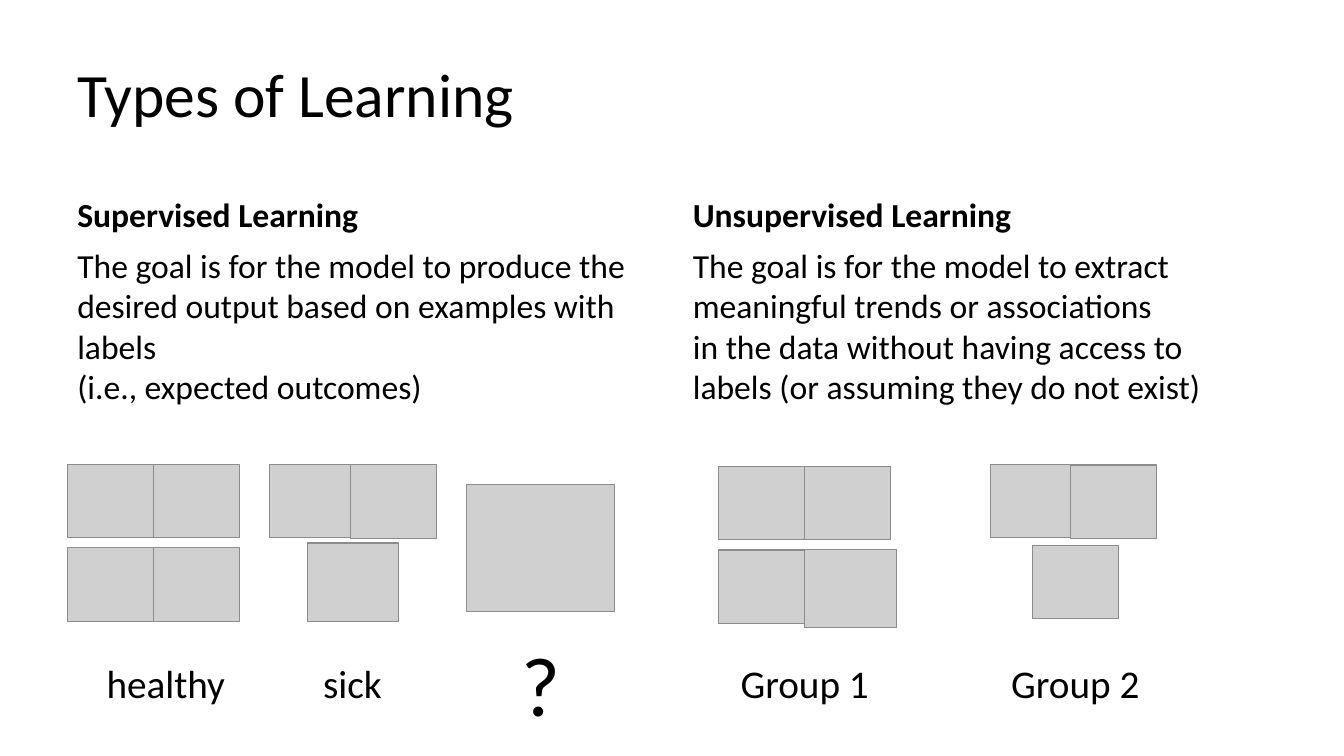
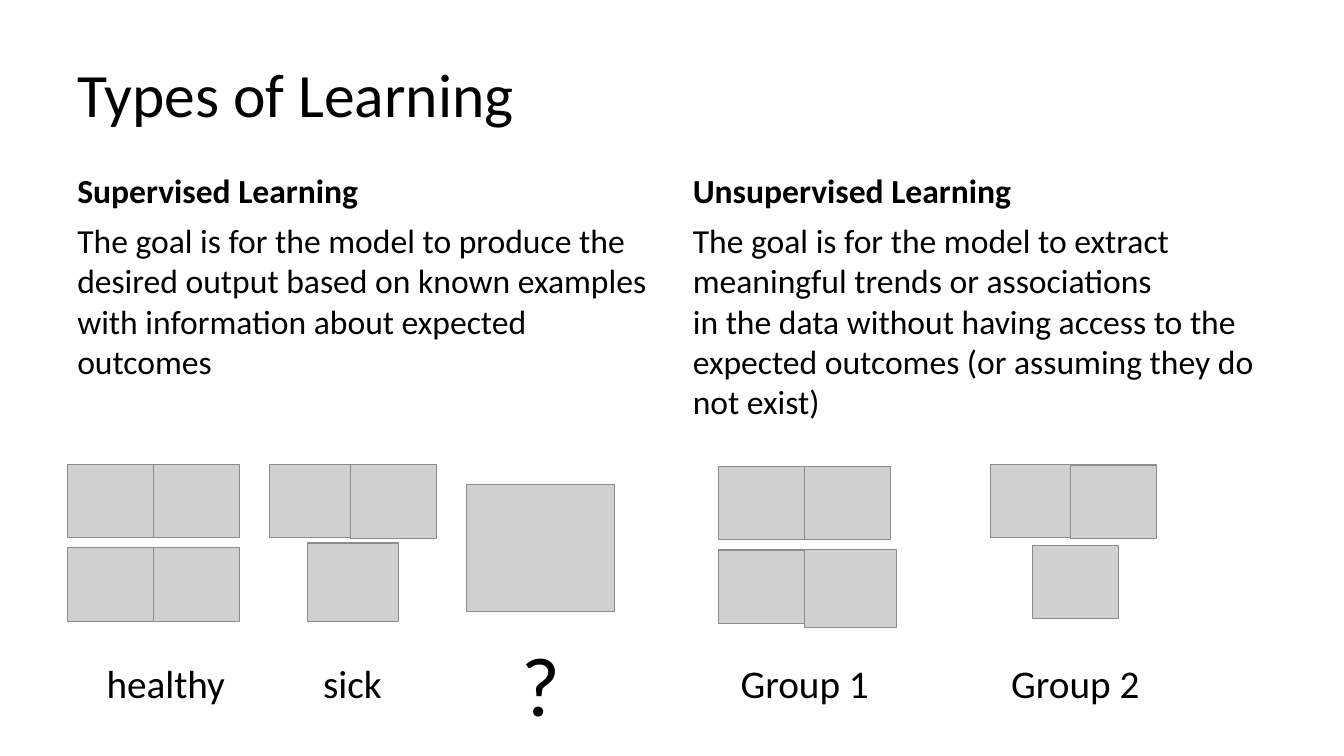
Before and after one commit to C4M-UofT/C4M-UofT.github.io, a slide deck: slide 5 of lectures/winter/6_ml_workflow/MachineLearning_tutorial.pptx. Drawn at 1344x756 pixels with LibreOffice and Linux fonts; fonts in the diff are those of the drawing; grey boxes stand for pictures. Boxes give left, top, right and bottom in pixels: in the first picture for what was removed or moved away, otherwise in the second. Text is boxed around its words. In the diff, an @@ line names an element or a change of style, - is before the commit and + after.

```diff
--- a/lectures/winter/6_ml_workflow/MachineLearning_tutorial.pptx
+++ b/lectures/winter/6_ml_workflow/MachineLearning_tutorial.pptx
@@ text "Supervised Learning": place and size @@
-text "Supervised Learning" at [77,203,358,233]
+text "Supervised Learning" at [77,179,358,209]
@@ text "Unsupervised Learning": place and size @@
-text "Unsupervised Learning" at [693,203,1011,233]
+text "Unsupervised Learning" at [693,179,1011,209]
@@ text at [77,229,646,375]: text changed @@
-The goal is for the model to produce the desired output based on examples with labels
-(i.e., expected outcomes)
+The goal is for the model to produce the desired output based on known examples with information about expected outcomes
@@ text at [693,229,1253,419]: text changed @@
-The goal is for the model to extract meaningful trends or associations
-in the data without having access to labels (or assuming they do not exist)
+The goal is for the model to extract meaningful trends or associations
+in the data without having access to the expected outcomes (or assuming they do not exist)
```
Also in this commit, not shown: 19 other slides changed, 5 slides added, 3 slides removed, 2 other files.
